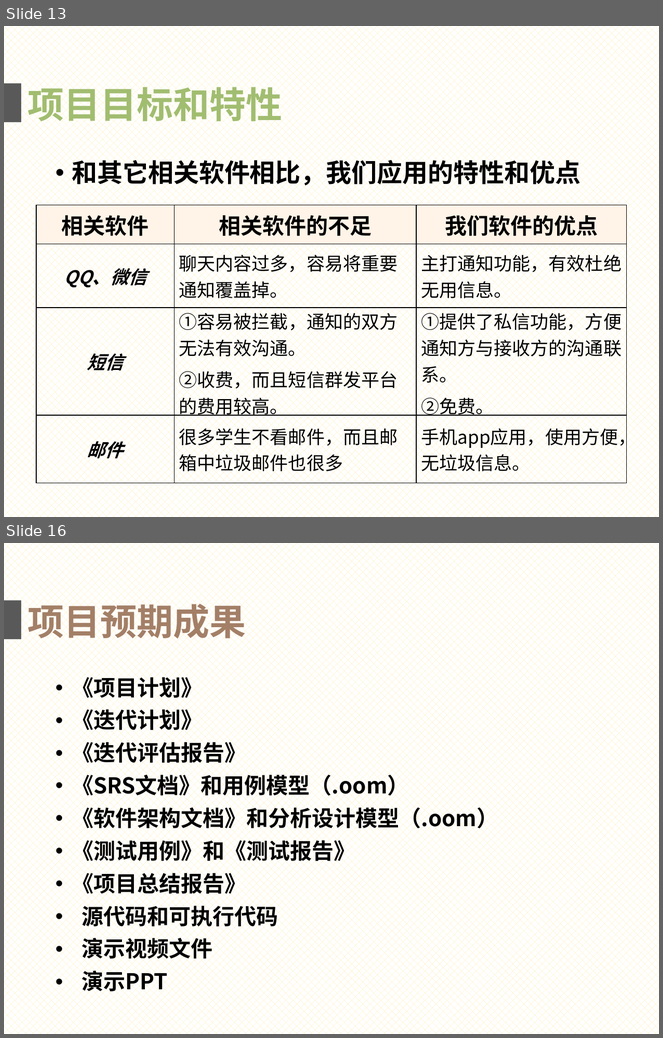
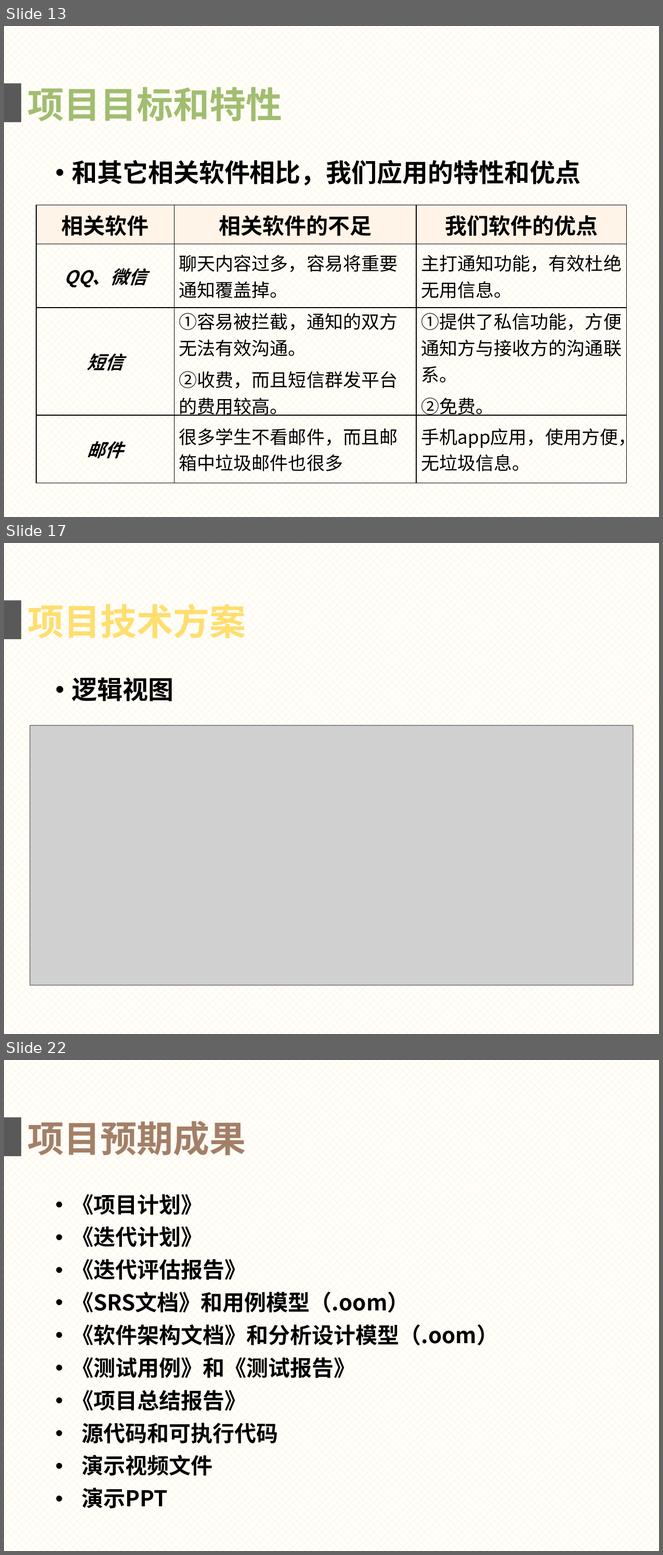
Before and after one commit to gocs/letmeknow, a slide deck: doc/presentation.pptx. Shown one above the other, each under a label of ours: slides 13 and 16 before the commit, slides 13, 17 and 22 after it; the slides between them are not shown. The pictures are 663x1038 and 663x1555 pixels, drawn with LibreOffice and Linux fonts; fonts in the diff are those of the drawing; grey boxes stand for pictures. Boxes give left, top, right and bottom in pixels: in the first picture for what was removed or moved away, otherwise in the second. Text is boxed around its words. In the diff, an @@ line names an element or a change of style, - is before the commit and + after.

```diff
--- a/doc/presentation.pptx
+++ b/doc/presentation.pptx
@@ slide 17 added at [4, 543, 659, 1034], background pattern #FFE699 on #FFFFFF @@
@@ rectangle added at [4, 601, 21, 639], fill #595959 @@
@@ text added at [27, 599, 246, 644], 40 pt, text #FFDE6F, bold @@
+项目技术方案
@@ text added at [72, 673, 174, 705], 28 pt, text #000000, bold @@
+• 逻辑视图
@@ picture added at [30, 726, 634, 986] @@
@@ what was slide 16 is now slide 22 @@
```
Also in this commit, not shown: 3 slides changed, 5 other slides added, 4 other files.
